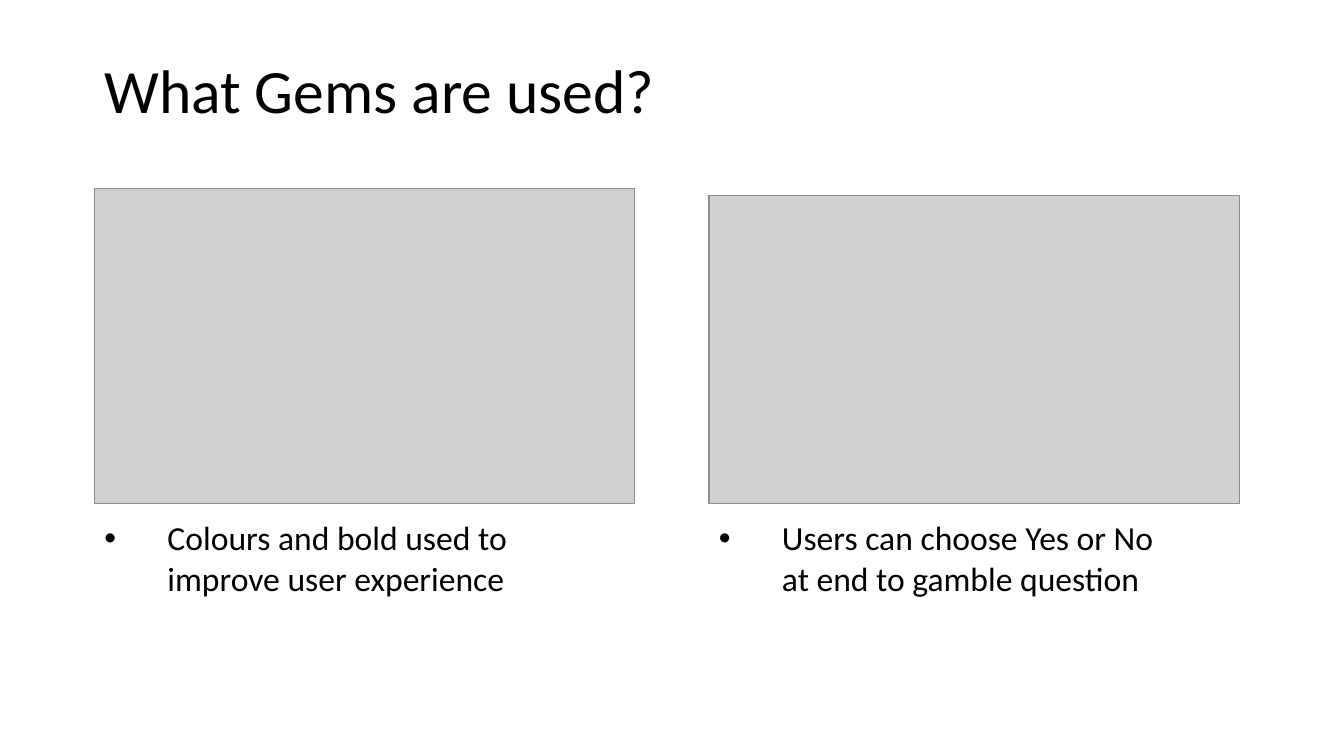
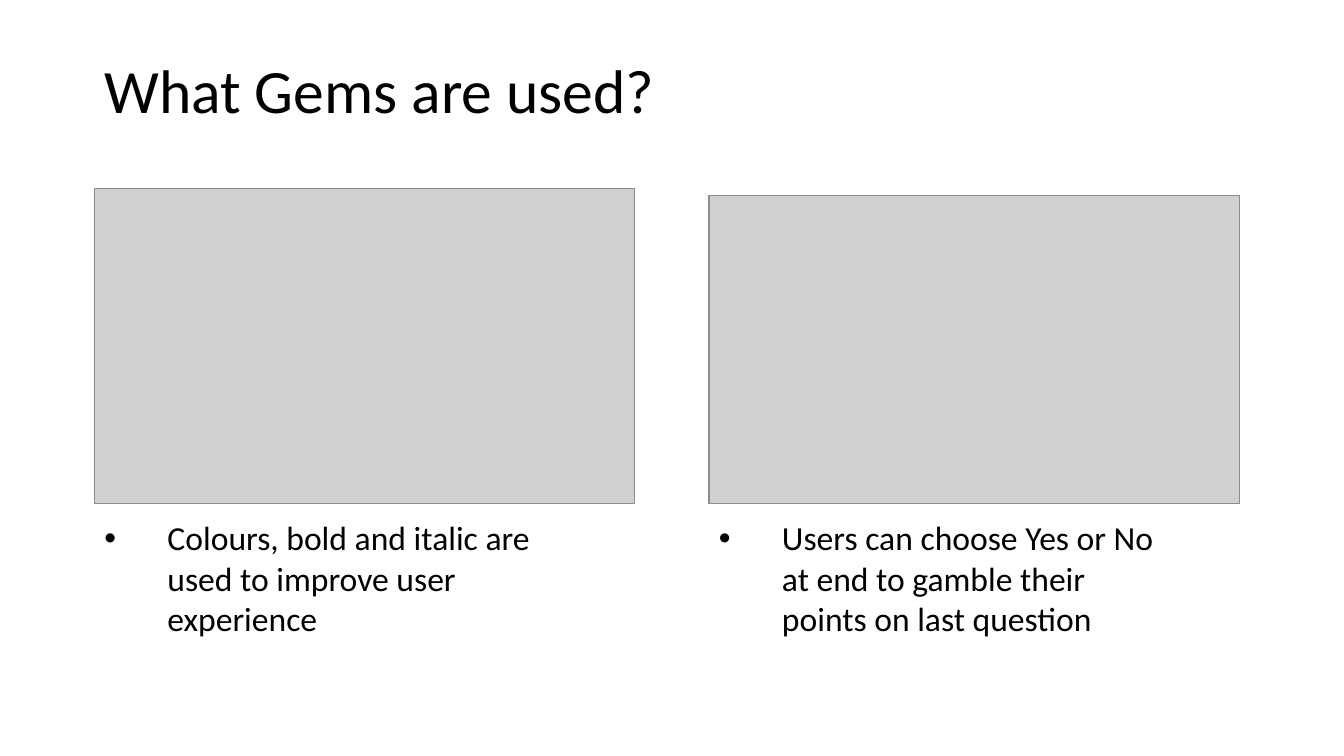
Before and after one commit to sarcah/Ruby-terminal-app, a slide deck: slide 7 of T1A3 presentation.pptx. Drawn at 1344x756 pixels with LibreOffice and Linux fonts; fonts in the diff are those of the drawing; grey boxes stand for pictures. Boxes give left, top, right and bottom in pixels: in the first picture for what was removed or moved away, otherwise in the second. Text is boxed around its words. In the diff, an @@ line names an element or a change of style, - is before the commit and + after.

Commit message:
added tty prompt to last question

```diff
--- a/T1A3 presentation.pptx
+++ b/T1A3 presentation.pptx
@@ text at (167, 526, 530, 637): text changed @@
-• Colours and bold used to improve user experience
+• Colours, bold and italic are used to improve user experience
@@ text at (782, 526, 1153, 637): text changed @@
-• Users can choose Yes or No at end to gamble question
+• Users can choose Yes or No at end to gamble their points on last question
```
Also in this commit, not shown: 2 other files.
